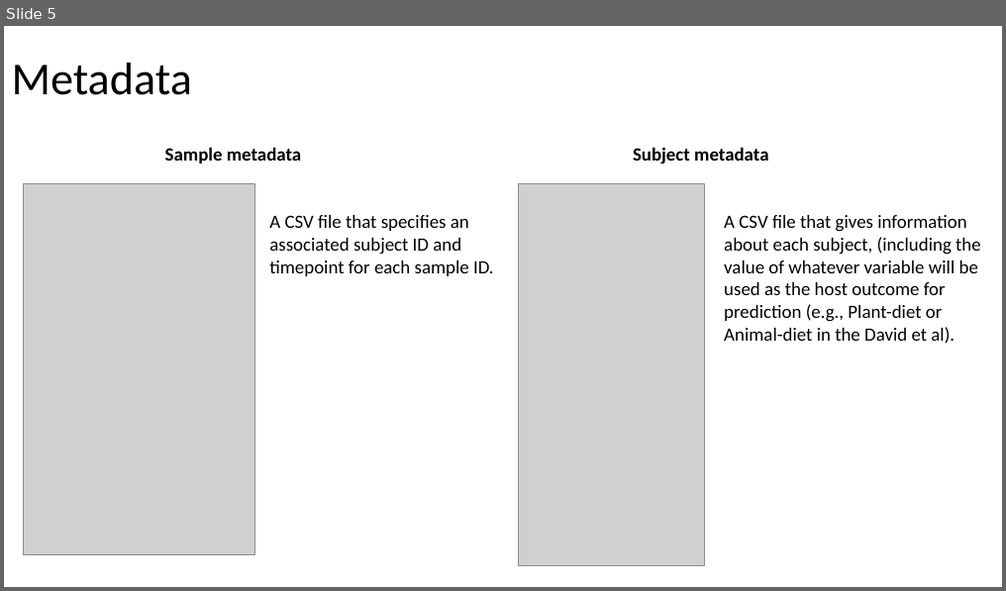
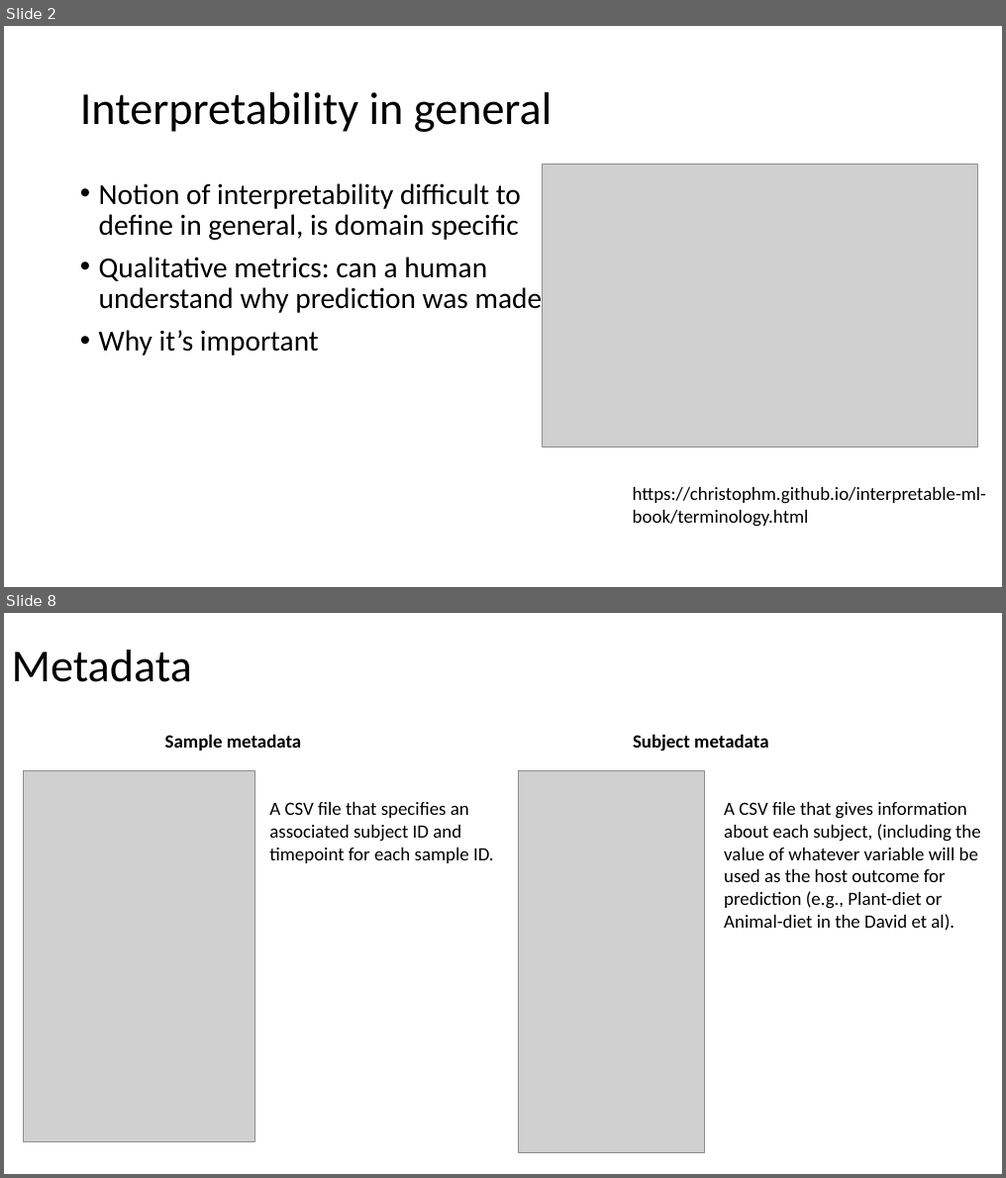
Before and after one commit to gerberlab/cs109b-microbiome, a slide deck: 2022/course_slides.pptx. Shown one above the other, each under a label of ours: slide 5 before the commit, slides 2 and 8 after it; the slides between them are not shown. The pictures are 1006x591 and 1006x1178 pixels, drawn with LibreOffice and Linux fonts; fonts in the diff are those of the drawing; grey boxes stand for pictures. Boxes give left, top, right and bottom in pixels: in the first picture for what was removed or moved away, otherwise in the second. Text is boxed around its words. In the diff, an @@ line names an element or a change of style, - is before the commit and + after.

```diff
--- a/2022/course_slides.pptx
+++ b/2022/course_slides.pptx
@@ slide 2 added at (x1=4, y1=26, x2=1002, y2=587), background #FFFFFF @@
@@ title added at (x1=80, y1=92, x2=551, y2=132), 44 pt, text #000000 @@
+Interpretability in general
@@ picture added at (x1=543, y1=165, x2=978, y2=448) @@
@@ text added at (x1=99, y1=183, x2=577, y2=356), 28 pt, text #000000 @@
+• Notion of interpretability difficult to define in general, is domain specific
+• Qualitative metrics: can a human understand why prediction was made?...
+• Why it’s important
@@ text added at (x1=633, y1=487, x2=986, y2=527), 18 pt, text #000000 @@
+https://christophm.github.io/interpretable-ml-book/terminology.html
@@ what was slide 5 is now slide 8 @@
```
Also in this commit, not shown: 3 slides changed, 9 other slides added, 2 slides removed.
